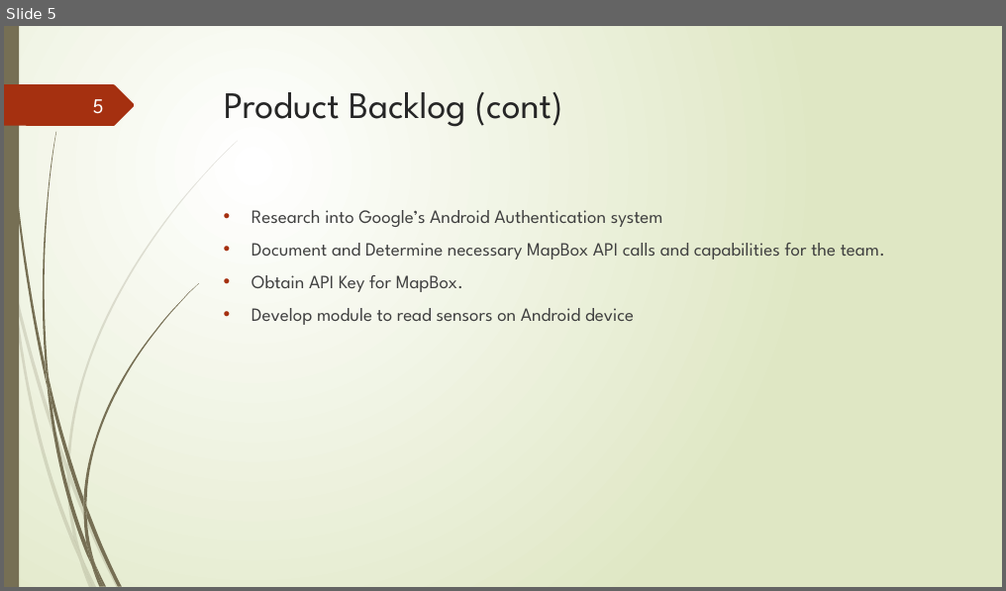
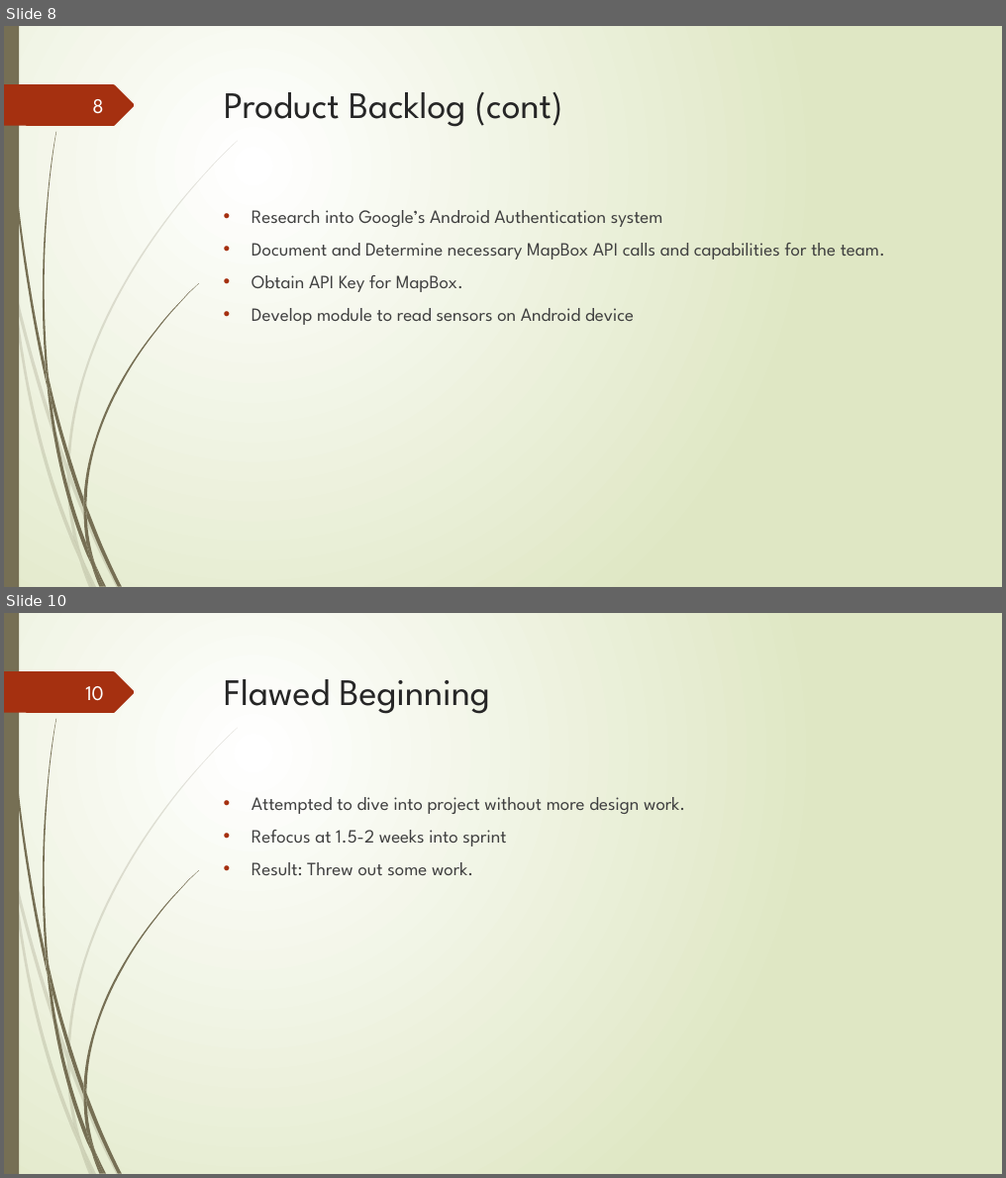
Before and after one commit to junmin-yee/Landmarked, a slide deck: Presentations/Sprint01_ReviewMeeting.pptx. Shown one above the other, each under a label of ours: slide 5 before the commit, slides 8 and 10 after it; the slides between them are not shown. The pictures are 1006x591 and 1006x1178 pixels, drawn with LibreOffice and Linux fonts; fonts in the diff are those of the drawing. Boxes give left, top, right and bottom in pixels: in the first picture for what was removed or moved away, otherwise in the second. Text is boxed around its words. In the diff, an @@ line names an element or a change of style, - is before the commit and + after.

Commit message:
Added skeleton of Sprint 1 Presentation
Fleshed out the presentation by added the headers of additional topics.

```diff
--- a/Presentations/Sprint01_ReviewMeeting.pptx
+++ b/Presentations/Sprint01_ReviewMeeting.pptx
@@ slide 10 added at [4,613,1002,1174], background gradient #FFFFFF to #DFE8C4; not listed: 24 template elements that a slide beside it also shows @@
@@ page number added at [85,686,104,701], 20 pt, text #FEFFFF @@
+10
@@ title added at [224,679,490,714], 36 pt, text #262626 @@
+Flawed Beginning
@@ text added at [252,797,685,875], 18 pt, text #404040 @@
+• Attempted to dive into project without more design work.
+• Refocus at 1.5-2 weeks into sprint
+• Result: Threw out some work.
@@ what was slide 5 is now slide 8 @@
@@ page number at [92,99,103,114]: text changed @@
-5
+8
```
Also in this commit, not shown: 2 slides changed, 16 other slides added.
